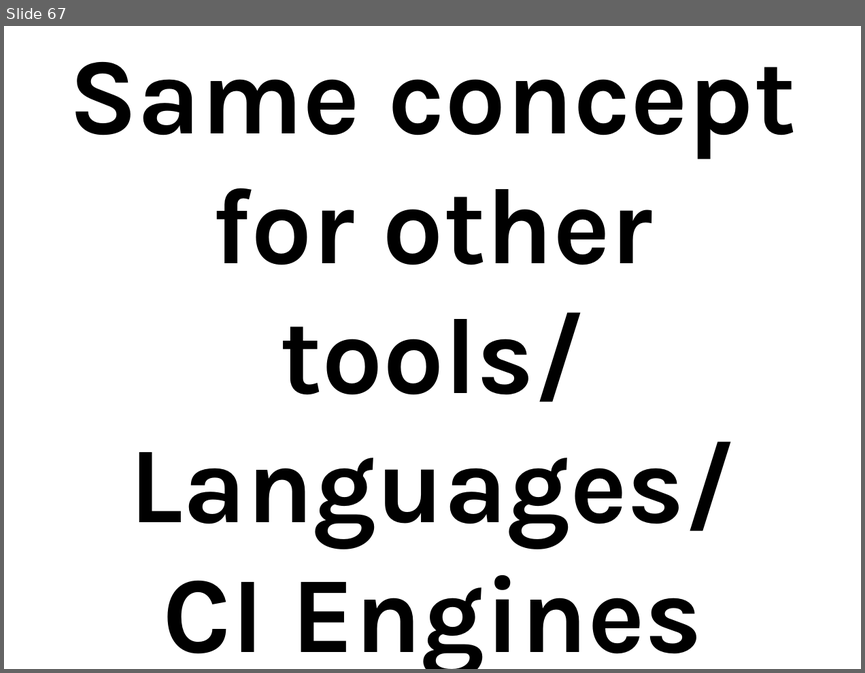
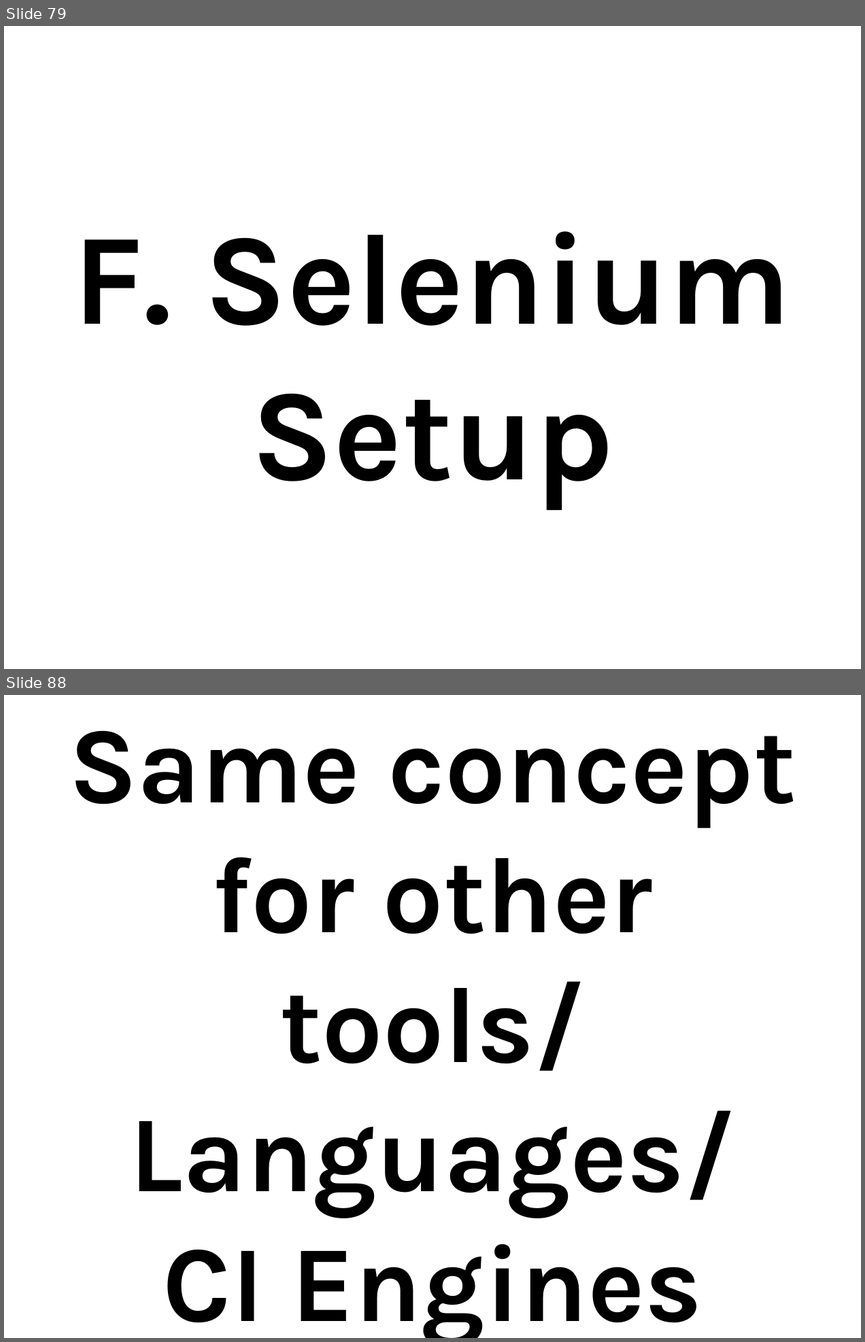
Before and after one commit to thewoolleyman/ci_for_the_rails_guy_or_gal, a slide deck: presentation/ci_for_the_web_2.0_guy_or_gal.odp. Shown one above the other, each under a label of ours: slide 67 before the commit, slides 79 and 88 after it; the slides between them are not shown. The pictures are 865x673 and 865x1342 pixels, drawn with LibreOffice and Linux fonts; fonts in the diff are those of the drawing. Boxes give left, top, right and bottom in pixels: in the first picture for what was removed or moved away, otherwise in the second. Text is boxed around its words. In the diff, an @@ line names an element or a change of style, - is before the commit and + after.

```diff
--- a/presentation/ci_for_the_web_2.0_guy_or_gal.odp
+++ b/presentation/ci_for_the_web_2.0_guy_or_gal.odp
@@ slide 79 added at (4, 26, 861, 669), background #FFFFFF @@
@@ title added at (73, 231, 791, 509), 120 pt, text #000000, bold @@
+F. Selenium Setup
@@ what was slide 67 is now slide 88 @@
```
Also in this commit, not shown: 21 other slides added, 1 slide removed.
